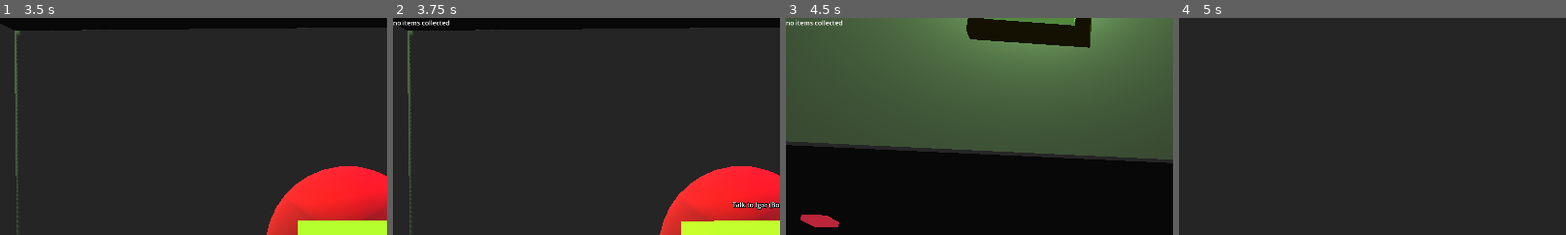
Above: before the commit, frames 1-4 (left to right).
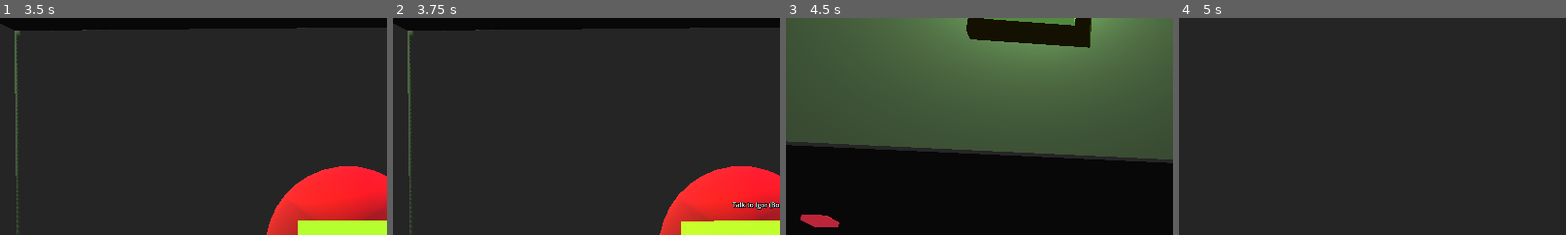
Above: after the commit, the same moments.

Repository: jamklex/3dshooter
Game: Godot game, scene res://scenes/ship/_main.tscn
The game is run twice, just before and just after one commit, with the same random seed, the same clock (stepped at 60 frames per second) and the same inputs.
Inputs (mouse positions are % of the whole screen's width and height, from its top left):
- Up to frame 1 (3.5 s): tap Enter at 0.5 s; move the mouse to (55, 50) at 0.52 s; hold W (forward) from 0.53 s (still down); tap E (interact) every 0.75 s from 0.6 to 2.85 s; tap Space (jump) at 0.77, 1.52, 3.02 s; move the mouse to (45, 50) at 1.27 s; move the mouse to (52, 48) at 2.02 s; move the mouse to (49, 52) at 2.77 s
- Up to frame 2 (3.75 s): release W (forward) at 3.5 s; click "1 - Let me see your upgrades!" at 3.5 s
- Up to frame 3 (4.5 s): tap Space (jump) at 4.25 s; move the mouse to (57, 51) at 4.27 s; hold W (forward) from 4.28 s (still down); tap E (interact) at 4.35 s
- Up to frame 4 (5 s): keep holding W (forward); tap Space (jump) at 4.52 s; tap Tab (inventory) at 4.9 s
The pictures show only the part of the screen within x 0-50%, y 0-50%; the shares and areas given below are measured in that part.

Frame 1 is identical in both runs. In frame 2, 0.2% of the frame differs, in the area x 0-15%, y 0-4%; in frame 3, 0.2%; in frame 4, nothing differs.
Error after the commit: Invalid call. Nonexistent function 'is_empty' in base 'Nil'. (res://assets/models/player/playerBody.gd:112)

Commit message:
refactor Inventory and Items

Diff:
--- a/assets/drop_tables/default_droptable.json
+++ b/assets/drop_tables/default_droptable.json
@@ -1,24 +1,24 @@
 {
 	"items": [
 		{
-			"id": "lamp of doom",
-			"amount_fix": 2,
-			"chance": 0.1
-		},
-		{
-			"id": "hammer",
-			"amount_fix": 2,
-			"chance": 0.2
-		},
-		{
-			"id": "gold",
+			"id": "0",
 			"amount_min": 10,
 			"amount_max": 50,
 			"chance": 0.6
 		},
 		{
-			"id": "helm lv 1",
+			"id": "1",
+			"amount_fix": 2,
+			"chance": 0.2
+		},
+		{
+			"id": "2",
 			"amount_fix": 1,
+			"chance": 0.1
+		},
+		{
+			"id": "3",
+			"amount_fix": 2,
 			"chance": 0.1
 		}
 	]
--- /dev/null
+++ b/assets/items/items.json
@@ -0,0 +1,27 @@
+{
+	"0": {
+		"name": "Gold",
+		"desc": "It is goot to have plenty of it",
+		"image": "res://assets/items/img/1.png"
+	},
+	"1": {
+		"name": "Hammer",
+		"desc": "An Object to hit stuff with",
+		"image": "res://assets/items/img/1.png"
+	},
+	"2": {
+		"name": "Lamp of Doom",
+		"desc": "Better to not ask questions...",
+		"image": "res://assets/items/img/1.png"
+	},
+	"3": {
+		"name": "Helm lv 1",
+		"desc": "Just a helmet, that You can't wear",
+		"image": "res://assets/items/img/1.png"
+	},
+	"4": {
+		"name": "Golden Sphere",
+		"desc": "Shiny little sphere, be careful not to brake it!",
+		"image": "res://assets/items/img/1.png"
+	},
+}
--- a/assets/models/chest/drop_item.gd
+++ b/assets/models/chest/drop_item.gd
@@ -40,5 +40,5 @@
 	true_amount = amount_fix if amount_fix > 0 else randi_range(amount_min+1, amount_max)
 	return true_amount
 
-func loot_message():
-	return str({id: get_amount()})
+func pretty_name():
+	return ItemHelper.get_item(id).name
--- a/assets/models/item/item.tscn
+++ b/assets/models/item/item.tscn
@@ -14,6 +14,7 @@
 
 [node name="item" type="RigidBody3D"]
 script = ExtResource("1_thb8e")
+item_id = "4"
 
 [node name="CollisionShape3D" type="CollisionShape3D" parent="."]
 shape = SubResource("SphereShape3D_vuup1")
--- a/assets/models/player/playerBody.gd
+++ b/assets/models/player/playerBody.gd
@@ -110,11 +110,11 @@
 func refresh_inventory_output():
 	var inventory_text = ""
 	if !WorldUtil.player.run_inventory.is_empty():
-		inventory_text += "RunInventory: " + JSON.stringify(WorldUtil.player.run_inventory, "\t") + "\n"
+		inventory_text += "RunInventory: " + JSON.stringify(WorldUtil.player.run_inventory.to_dict(), "\t") + "\n"
 	if !WorldUtil.player.inventory.is_empty():
-		inventory_text += "Inventory: " + JSON.stringify(WorldUtil.player.inventory, "\t") + "\n"
+		inventory_text += "Inventory: " + JSON.stringify(WorldUtil.player.inventory.to_dict(), "\t") + "\n"
 	if !WorldUtil.player.store_inventory.is_empty():
-		inventory_text += "StoreInventory: " + JSON.stringify(WorldUtil.player.store_inventory, "\t") + "\n"
+		inventory_text += "StoreInventory: " + JSON.stringify(WorldUtil.player.store_inventory.to_dict(), "\t") + "\n"
 	if inventory_text == "":
 		inventory_text = "no items collected"
 	inventory_output.text = inventory_text
--- a/scenes/ship/priceList.json
+++ b/scenes/ship/priceList.json
@@ -1,5 +1,4 @@
 {
-	"item_goldenSphere": 10,
-	"too_expensive": 1110,
-	"hammer": 20
+	"4": 10,
+	"1": 20
 }
--- a/shared/scripts/clickable.gd
+++ b/shared/scripts/clickable.gd
@@ -81,7 +81,7 @@
 
 func initiate_airvent():
 	var player = get_player()
-	player.add_child(Trade.new_instance(player.run_inventory, {}, exit_airvent))
+	player.add_child(Trade.new_instance(player.run_inventory, Inventory.empty(), exit_airvent))
 	player.body.setInDialog(true)
 
 func exit_airvent(action: Trade.Actions, params: Array = []):
@@ -89,7 +89,8 @@
 	match (action):
 		Trade.Actions.SAVE_TRADE:
 			player.run_inventory = params[0]
-			player.move_all(params[1], player.store_inventory)
+			var airlock_inv = params[1] as Inventory
+			airlock_inv.moveAllItems(player.store_inventory)
 			player.body.setInDialog(false)
 			player.body.refresh_inventory_output()
 		Trade.Actions.CANCEL_PRESSED:
--- a/shared/scripts/fileUtil.gd
+++ b/shared/scripts/fileUtil.gd
@@ -1,6 +1,7 @@
 extends Node
 class_name FileUtil
 
+static var cache = {} as Dictionary
 
 static func getContentAsString(filePath:String):
 	if not FileAccess.file_exists(filePath):
@@ -9,4 +10,6 @@
 	return file.get_as_text()
 
 static func getContentAsJson(filePath:String):
-	return JSON.parse_string(getContentAsString(filePath))
+	if(!cache.has(filePath)):
+		cache[filePath] = JSON.parse_string(getContentAsString(filePath))
+	return cache.get(filePath)
--- /dev/null
+++ b/shared/scripts/gameItem.gd
@@ -0,0 +1,8 @@
+extends Object
+
+class_name GameItem
+
+var id: int
+var name = "NOT_INITIALIZED" as String
+var description = "NOT_INITIALIZED" as String
+var image: CompressedTexture2D
--- a/shared/scripts/interactionHelper.gd
+++ b/shared/scripts/interactionHelper.gd
@@ -1,13 +1,7 @@
 class_name InteractionHelper
 
 static func add_drop(player: Player, drop: DropItem):
-	var inventory = player.run_inventory
-	var drop_key = drop.id
-	var drop_value = drop.get_amount()
-	if inventory.has(drop_key):
-		drop_value += inventory[drop_key]
-	inventory[drop_key] = drop_value
-	player.body.show_last_drop("found: " + drop.loot_message())
+	player.run_inventory.add(drop.id, drop.get_amount())
 	player.body.refresh_inventory_output()
 
 static func interact_distance(interactable, default_distance):
--- /dev/null
+++ b/shared/scripts/inventory.gd
@@ -0,0 +1,86 @@
+extends Object
+
+class_name Inventory
+
+const GOLD_ITEM = "0"
+var items = {} as Dictionary
+
+static func from(data: Dictionary) -> Inventory:
+	var inv = Inventory.new()
+	for key in data.keys():
+		inv.add(key, data.get(key))
+	return inv
+
+static func empty() -> Inventory:
+	return Inventory.new()
+
+func duplicate() -> Inventory:
+	var inv = Inventory.new()
+	for key in items.keys():
+		inv.add(key, count(key))
+	return inv
+
+func as_inventory_item(id: String, amount: int) -> InventoryItem:
+	return to_inventory_item(ItemHelper.get_item(id), amount)
+
+func to_inventory_item(item: GameItem, amount: int) -> InventoryItem:
+	var inv_item = InventoryItem.new()
+	inv_item.item = item
+	inv_item.amount = amount
+	return inv_item
+
+func item_ids() -> Array:
+	return items.keys()
+
+func moveItemSome(toInv:Inventory, id:String, amount:int) -> bool:
+	if remove(id, amount):
+		toInv.add(id, amount)
+		return true
+	return false
+
+func moveItem(toInv:Inventory, id:String):
+	var amount = count(id)
+	toInv.add(id, amount)
+	items.erase(id)
+
+func moveAllItems(toInv:Inventory):
+	for key in items.keys():
+		toInv.add(key, count(key))
+		items.erase(key)
+
+func remove(id:String, amount:int) -> bool:
+	if !check(id, amount):
+		return false
+	items.get(id).remove(amount)
+	if !check(id, 1):
+		items.erase(id)
+	return true
+
+func add(id:String, amount:int):
+	if !items.has(id):
+		items[id] = as_inventory_item(id, amount)
+	else:
+		items.get(id).add(amount)
+
+func set_total(id:String, amount:int):
+	if !items.has(id):
+		items[id] = as_inventory_item(id, amount)
+	else:
+		items.get(id).amount = amount
+
+func check(id:String, minAmount:int):
+	return count(id) >= minAmount
+
+func count(id:String) -> int:
+	if items.has(id):
+		return items.get(id).amount
+	return 0
+
+func is_empty():
+	return items.keys().is_empty()
+
+func to_dict() -> Dictionary:
+	var dict = {}
+	for key in items.keys():
+		dict[key] = count(key)
+	return dict
--- /dev/null
+++ b/shared/scripts/inventoryItem.gd
@@ -0,0 +1,12 @@
+extends Object
+
+class_name InventoryItem
+
+var item: GameItem
+var amount: int
+
+func add(value: int):
+	amount += value
+
+func remove(value: int):
+	amount -= value
--- a/shared/scripts/inventoryUtil.gd
+++ /dev/null
@@ -1,43 +0,0 @@
-extends Node
-class_name InventoryUtil
-
-static func moveItem(fromInv:Dictionary, toInv:Dictionary, item:String, amount:int):
-	if removeFromInventory(fromInv, item, amount):
-		addToInventory(toInv, item, amount)
-		return true
-	return false
-
-static func moveItemComplete(fromInv:Dictionary, toInv:Dictionary, item:String):
-	var itemAmount = getItemCount(fromInv, item)
-	removeFromInventory(fromInv, item, itemAmount)
-	addToInventory(toInv, item, itemAmount)
-
-static func moveAllItems(fromInv:Dictionary, toInv:Dictionary):
-	for item in fromInv.keys():
-		var itemAmount = getItemCount(fromInv, item)
-		removeFromInventory(fromInv, item, itemAmount)
-		addToInventory(toInv, item, itemAmount)
-
-static func getItemCount(inv:Dictionary, item:String):
-	if item in inv:
-		return inv[item]
-	return 0
-
-static func removeFromInventory(inv:Dictionary, item:String, amount:int):
-	if !checkInventory(inv, item, amount):
-		return false
-	inv[item] -= amount
-	if !checkInventory(inv, item, amount):
-		inv.erase(item)
-	return true
-
-static func addToInventory(inv:Dictionary, item:String, amount:int):
-	if item in inv:
-		inv[item] += amount
-	else:
-		inv[item] = amount
-
-static func checkInventory(inv:Dictionary, item:String, minAmount:int):
-	if item in inv:
-		return inv[item] >= minAmount
-	return false
--- /dev/null
+++ b/shared/scripts/itemHelper.gd
@@ -0,0 +1,14 @@
+extends Object
+
+class_name ItemHelper
+
+static func get_item(id: String) -> GameItem:
+	var data = FileUtil.getContentAsJson("res://assets/items/items.json")
+	var item = GameItem.new()
+	if data.has(id):
+		item.id = id
+		item.name = data.get(id).get("name")
+		item.description = data.get("desc")
+		if data.has("image"):
+			item.image = load(data.get("image"))
+	return item
--- a/shared/scripts/items.gd
+++ b/shared/scripts/items.gd
@@ -1,4 +1,6 @@
 class_name Items
+
+
 
 enum TYPE {
 	ITEM,
--- a/shared/scripts/lootable.gd
+++ b/shared/scripts/lootable.gd
@@ -32,7 +32,7 @@
 		highlightTimer.stop()
 	var message = default_feedback_messages
 	if !message:
-		message = FEEDBACK_MESSAGE_FORMAT.replace("<ITEM>", item.loot_message())
+		message = FEEDBACK_MESSAGE_FORMAT.replace("<ITEM>", item.pretty_name())
 	return message
 
 func highlight():
--- a/shared/scripts/pickable.gd
+++ b/shared/scripts/pickable.gd
@@ -6,7 +6,8 @@
 @onready var id = get_instance_id()
 @export var interactable = true
 @export var highlighted = false
-@export var item_type: Items.TYPE
+@export var item_id = "1"
+@onready var item = ItemHelper.get_item(item_id)
 @onready var mesh = $CollisionShape3D/MeshInstance3D
 @export var highlight_seconds = 1.0 as float
 @export var interact_distance_m = -1
@@ -24,12 +25,12 @@
 	return interactable
 
 func interact(player: Player):
-	var item = DropItem.create_fix("item_" + name)
-	InteractionHelper.add_drop(player, item)
+	var loot = DropItem.create_fix(item_id) as DropItem
+	InteractionHelper.add_drop(player, loot)
 	interactable = false
 	var message = default_feedback_messages
 	if !message:
-		message = FEEDBACK_MESSAGE_FORMAT.replace("<ITEM>", item.loot_message())
+		message = FEEDBACK_MESSAGE_FORMAT.replace("<ITEM>", loot.pretty_name())
 	self.queue_free()
 	return message
 
@@ -53,5 +54,5 @@
 func popup_message():
 	var message = default_popup_messages
 	if !message:
-		message = POPUP_MESSAGE_FORMAT.replace("<ITEM>", str(item_type).to_pascal_case())
+		message = POPUP_MESSAGE_FORMAT.replace("<ITEM>", item.name)
 	return InteractionHelper.popup_message(message)
--- a/shared/scripts/player.gd
+++ b/shared/scripts/player.gd
@@ -7,9 +7,9 @@
 var bodyStartPos: Vector3
 var bodyLastPos: Vector3
 var money:int = 0
-var run_inventory: Dictionary
-var inventory: Dictionary
-var store_inventory: Dictionary
+var run_inventory: Inventory
+var inventory: Inventory
+var store_inventory: Inventory
 var _savePath = "user://player.json" #"user://settings.json"
 
 func _init():
@@ -17,16 +17,16 @@
 	if FileAccess.file_exists(_savePath):
 		var file = FileAccess.open(_savePath, FileAccess.READ)
 		var loadDict = JSON.parse_string(file.get_as_text()) as Dictionary
-		run_inventory = loadDict.get("runInv", {})
-		inventory = loadDict.get("inv", {})
-		store_inventory = loadDict.get("storeInv", {})
+		run_inventory = Inventory.from(loadDict.get("runInv", {}))
+		inventory = Inventory.from(loadDict.get("inv", {}))
+		store_inventory = Inventory.from(loadDict.get("storeInv", {}))
 
 func save():
 	print("save player")
 	var saveDict = {
-		"runInv": run_inventory,
-		"inv": inventory,
-		"storeInv": store_inventory
+		"runInv": run_inventory.to_dict(),
+		"inv": inventory.to_dict(),
+		"storeInv": store_inventory.to_dict()
 	}
 	var file = FileAccess.open(_savePath, FileAccess.WRITE)
 	file.store_line(JSON.stringify(saveDict, "\t"))
@@ -36,12 +36,4 @@
 	get_tree().change_scene_to_file("res://scenes/" + sceneName + "/_main.tscn")
 
 func saveRunInventory():
-	move_all(run_inventory, inventory)
-
-func move_all(from: Dictionary, to: Dictionary):
-	for key in from.keys():
-		if key in to:
-			to[key] += from[key]
-		else:
-			to[key] = from[key]
-	from.clear()
+	run_inventory.moveAllItems(inventory)
--- a/shared/scripts/worldUtil.gd
+++ b/shared/scripts/worldUtil.gd
@@ -16,10 +16,10 @@
 func openLastLoot(price_list_path:String):
 	if currentTrade:
 		return null
-	InventoryUtil.moveItemComplete(player.store_inventory, player.inventory, "gold")
-	var tradeInv = {
-		"gold": InventoryUtil.getItemCount(player.inventory, "gold")
-	}
+	player.store_inventory.moveItem(player.inventory, Inventory.GOLD_ITEM)
+	var tradeInv = Inventory.from({
+		Inventory.GOLD_ITEM: player.inventory.count(Inventory.GOLD_ITEM)
+	})
 	currentTrade = Trade.new_instance(tradeInv, player.store_inventory,
 		 onLastLootAction, FileUtil.getContentAsJson(price_list_path),
 		"Inventory", "Your saved loot")
@@ -31,12 +31,13 @@
 	if action != Trade.Actions.SAVE_TRADE and action != Trade.Actions.CANCEL_PRESSED:
 		return
 	if action == Trade.Actions.SAVE_TRADE:
-		var newPlayerGold = InventoryUtil.getItemCount(payload[0], "gold")
+		var inv = payload[0] as Inventory
+		var newPlayerGold = inv.count(Inventory.GOLD_ITEM)
 		if newPlayerGold < 0:
 			return false
-		InventoryUtil.moveAllItems(payload[0], player.inventory)
-		player.inventory["gold"] = newPlayerGold
-		player.store_inventory = {}
+		inv.moveAllItems(player.inventory)
+		player.inventory.set_total(Inventory.GOLD_ITEM, newPlayerGold)
+		player.store_inventory = Inventory.empty()
 	player.body.setInDialog(false)
 	currentTrade = null
 	return true
@@ -44,7 +45,7 @@
 func openSellLoot(price_list_path:String):
 	if currentTrade:
 		return null
-	currentTrade = Trade.new_instance(player.inventory, {},
+	currentTrade = Trade.new_instance(player.inventory, Inventory.empty(),
 		 onSellLootAction, FileUtil.getContentAsJson(price_list_path),
 		"Inventory", "Your sell items")
 	add_child(currentTrade)
@@ -66,27 +67,17 @@
 func teleportToLowerShip():
 	player.teleport("ship", Vector3(-1,-3,-12))
 
-func removeFromPlayerInventory(item:String, amount:int):
-	if !checkPlayerInventory(item, amount):
-		return false
-	player.inventory[item] -= amount
-	if !checkPlayerInventory(item, 1):
-		player.inventory.erase(item)
-	return true
+func removeFromPlayerInventory(id:String, amount:int) -> bool:
+	return player.inventory.remove(id, amount)
 
-func addToPlayerInventory(item:String, amount:int):
-	if item in player.inventory:
-		player.inventory[item] += amount
-	else:
-		player.inventory[item] = amount
+func addToPlayerInventory(id:String, amount:int):
+	player.inventory.add(id, amount)
 
-func checkPlayerInventory(item:String, minAmount:int):
-	if item in player.inventory:
-		return player.inventory[item] >= minAmount
-	return false
+func checkPlayerInventory(id:String, minAmount:int):
+	return player.inventory.check(id, minAmount)
 
 func hasStoreInventoryItems():
-	return player.store_inventory.keys().size() > 0
+	return !player.store_inventory.is_empty()
 
 func quitGame():
 	save()
--- a/shared/trade/trade.gd
+++ b/shared/trade/trade.gd
@@ -2,8 +2,8 @@
 class_name Trade
 
 var onAction: Callable
-var playerInventory: Dictionary
-var otherInventory: Dictionary
+var playerInventory: Inventory
+var otherInventory: Inventory
 var priceList:Dictionary
 var diffMoney:int = 0
 var playerMoney:int = 0
@@ -23,12 +23,12 @@
 	CANCEL_PRESSED
 }
 
-static func new_instance(playerInv: Dictionary, otherInv: Dictionary,
+static func new_instance(playerInv: Inventory, otherInv: Inventory,
 		onTradeAction: Callable, priceList: Dictionary = {},
 		leftInvName: String = "", rightInvName: String = ""):
 	var trade = load("res://shared/trade/trade.tscn").instantiate() as Trade
-	trade.playerInventory = playerInv.duplicate(true)
-	trade.otherInventory = otherInv.duplicate(true)
+	trade.playerInventory = playerInv.duplicate()
+	trade.otherInventory = otherInv.duplicate()
 	trade.priceList = priceList
 	trade.onAction = onTradeAction
 	trade.leftInvName = leftInvName
@@ -39,42 +39,43 @@
 func _ready():
 	onAction.call(Actions.LOAD)
 	if priceList:
-		if not "gold" in playerInventory:
-			playerInventory["gold"] = 0
-		playerMoney = playerInventory["gold"]
+		var gold_amount = playerInventory.count(Inventory.GOLD_ITEM)
+		if gold_amount == 0:
+			playerInventory.add(Inventory.GOLD_ITEM, 0)
+		playerMoney = gold_amount
 	refreshUi()
 
 # Called every frame. 'delta' is the elapsed time since the previous frame.
 func _process(delta):
 	pass
 
-func _moveItemLeftToRightInv(itemName):
-	InventoryUtil.moveItem(playerInventory, otherInventory, itemName, 1)
+func _moveItemLeftToRightInv(id):
+	playerInventory.moveItemSome(otherInventory, id, 1)
 	if priceList:
-		var itemPrice = getPrice(itemName)
+		var itemPrice = getPrice(id)
 		diffMoney += itemPrice
 	refreshUi()
 
-func _moveItemRightToLeftInv(itemName):
-	InventoryUtil.moveItem(otherInventory, playerInventory, itemName, 1)
+func _moveItemRightToLeftInv(id):
+	otherInventory.moveItemSome(playerInventory, id, 1)
 	if priceList:
-		var itemPrice = getPrice(itemName)
-		diffMoney -= getPrice(itemName)
+		var itemPrice = getPrice(id)
+		diffMoney -= getPrice(id)
 	refreshUi()
 
-func getPrice(itemName):
-	if itemName in priceList:
-		return priceList[itemName]
+func getPrice(id):
+	if id in priceList:
+		return priceList[id]
 	return 0
 
 func refreshPlayerInventory():
 	var itemContainer = $bg/leftInv/scroll/items as VBoxContainer
 	clearItems(itemContainer)
-	for itemName in playerInventory.keys():
-		if itemName == "gold":
+	for id in playerInventory.item_ids():
+		if id == Inventory.GOLD_ITEM:
 			continue
 		var tradeItem = tradeItemScene.instantiate() as TradeItem
-		tradeItem.setItem(itemName, playerInventory[itemName])
+		tradeItem.setItem(id, playerInventory.count(id))
 		tradeItem.onPressed.connect(_moveItemLeftToRightInv)
 		itemContainer.add_child(tradeItem)
 
@@ -82,11 +83,11 @@
 func refreshOtherInventory():
 	var itemContainer = $bg/rightInv/scroll/items as VBoxContainer
 	clearItems(itemContainer)
-	for itemName in otherInventory.keys():
-		if itemName == "gold":
+	for id in otherInventory.item_ids():
+		if id == Inventory.GOLD_ITEM:
 			continue
 		var tradeItem = tradeItemScene.instantiate() as TradeItem
-		tradeItem.setItem(itemName, otherInventory[itemName])
+		tradeItem.setItem(id, otherInventory.count(id))
 		tradeItem.onPressed.connect(_moveItemRightToLeftInv)
 		itemContainer.add_child(tradeItem)
 
@@ -123,6 +124,6 @@
 	closeTrade()
 
 func _on_done_pressed():
-	playerInventory["gold"] = (playerMoney + diffMoney)
+	playerInventory.set_total(Inventory.GOLD_ITEM, playerMoney + diffMoney)
 	if (onAction.call(Actions.SAVE_TRADE, [playerInventory, otherInventory])):
 		closeTrade()
--- a/shared/trade/tradeItem.gd
+++ b/shared/trade/tradeItem.gd
@@ -2,24 +2,26 @@
 class_name TradeItem
 
 signal onPressed
-var _itemName
+var _item: GameItem
+var _itemId
 var _itemCount
 
 # Called when the node enters the scene tree for the first time.
 func _ready():
-	pass # Replace with function body.
+	pass
 
 # Called every frame. 'delta' is the elapsed time since the previous frame.
 func _process(delta):
 	pass
 
-func setItem(itemName, itemCount):
-	_itemName = itemName
-	_itemCount = itemCount
-	_setText(str(_itemCount) + "x " + _itemName)
+func setItem(id, amount):
+	_itemId = id
+	_item = ItemHelper.get_item(_itemId)
+	_itemCount = amount
+	_setText(str(_itemCount) + "x " + _item.name)
 
 func _setText(newText):
 	text = newText
 
 func _on_pressed():
-	onPressed.emit(_itemName)
+	onPressed.emit(_itemId)
Binary file added: assets/items/img/1.png
Not shown, added: assets/items/img/1.png.import
Not shown, added: scenes/level_1/_ma4EC0.tmp
Not shown, added: scenes/level_1/_ma6218.tmp
